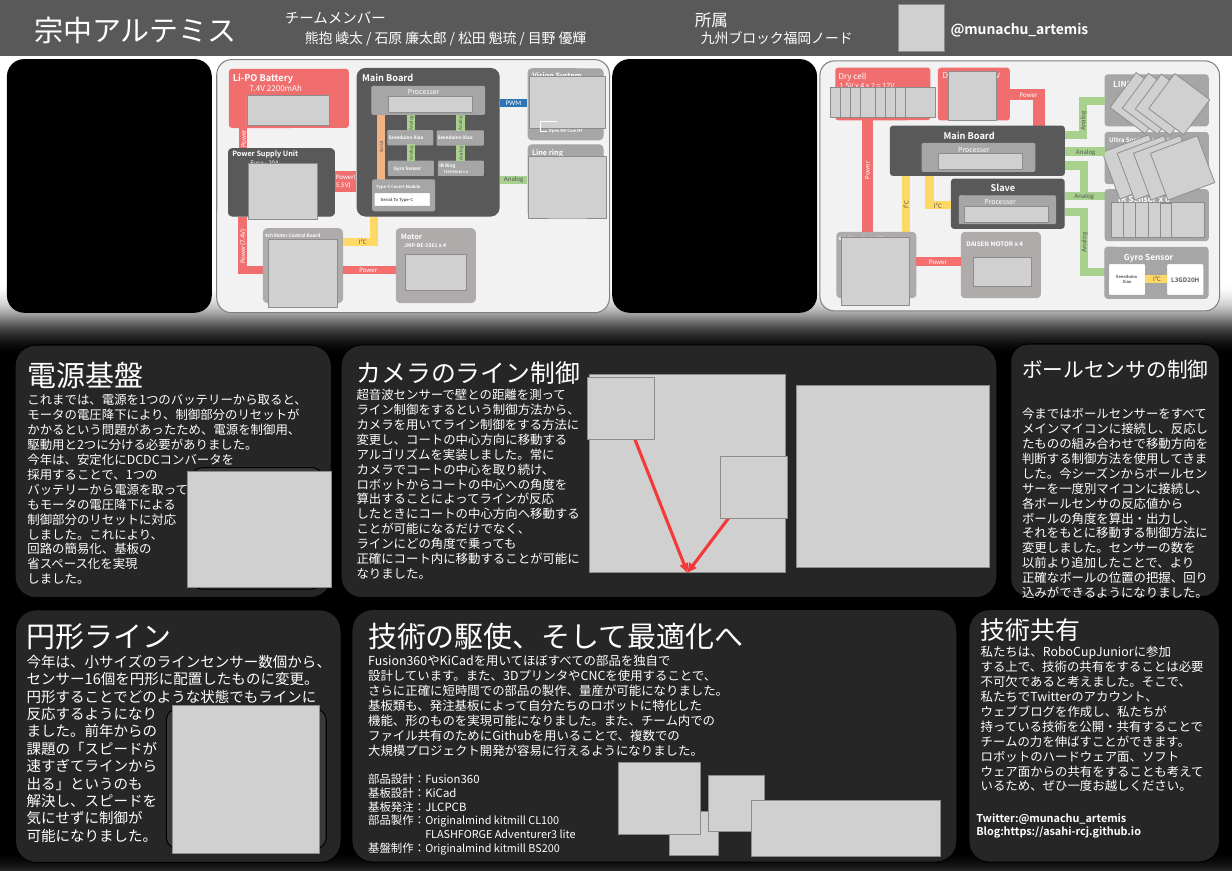
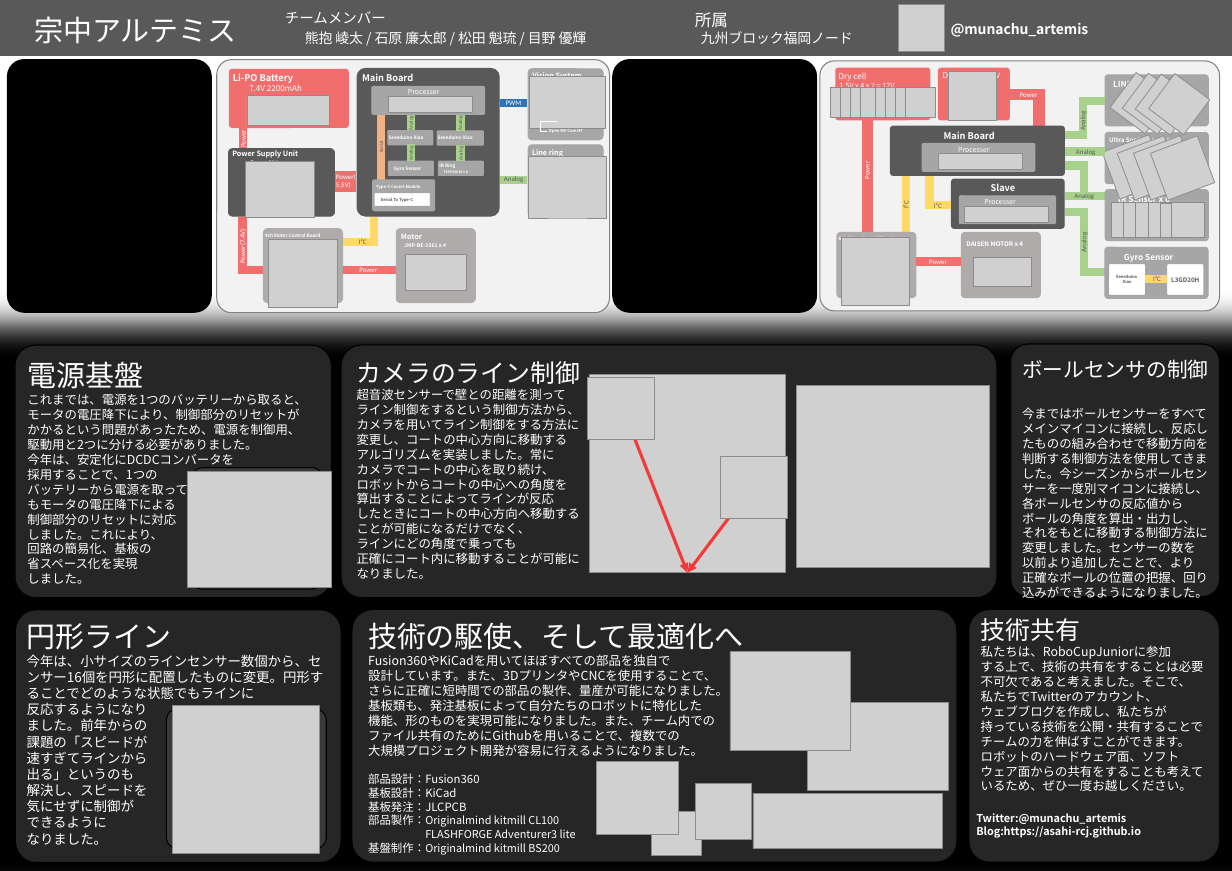
Before and after one commit to MUNAKATA-EPC/Artemis_2023, a slide deck: slide 1 of KitakyusyuOpen2022/PresentationSeat/PresentationSeet.pptx. Drawn at 1232x871 pixels with LibreOffice and Linux fonts; fonts in the diff are those of the drawing; grey boxes stand for pictures. Boxes give left, top, right and bottom in pixels: in the first picture for what was removed or moved away, otherwise in the second. Text is boxed around its words. In the diff, an @@ line names an element or a change of style, - is before the commit and + after.

Commit message:
プレゼンシートの更新
あんましいじってないですが、

```diff
--- a/KitakyusyuOpen2022/PresentationSeat/PresentationSeet.pptx
+++ b/KitakyusyuOpen2022/PresentationSeat/PresentationSeet.pptx
@@ picture at [245, 162, 315, 218]: rotation 180 to 0 degrees @@
@@ rounded rectangle: place and size @@
-rounded rectangle at [0, 285, 1232, 871]
+rounded rectangle at [0, 292, 1232, 871]
@@ text at [27, 654, 324, 812]: size 14 to 13 pt in "今年は、小サイズのラインセンサー数個から、センサー16個を円形に配置したものに変更。円形することでどのような状態でもライ ...", "反応するようになり", "ました。前年からの", "課題の「スピードが" and 4 more places @@
@@ picture added at [730, 652, 851, 751] @@
@@ picture added at [808, 703, 949, 791] @@
@@ picture: place and size @@
-picture at [619, 763, 701, 835]
+picture at [597, 762, 679, 835]
@@ picture: place and size @@
-picture at [709, 776, 765, 832]
+picture at [696, 784, 752, 840]
@@ picture: place and size @@
-picture at [751, 801, 941, 857]
+picture at [754, 794, 943, 850]
@@ text at [27, 816, 108, 845]: text changed; size 14 to 13 pt @@
-可能になりました。
+できるように
+なりました。
@@ picture: place and size @@
-picture at [669, 812, 718, 856]
+picture at [651, 812, 701, 856]
```
Also in this commit, not shown: 1 other file.
